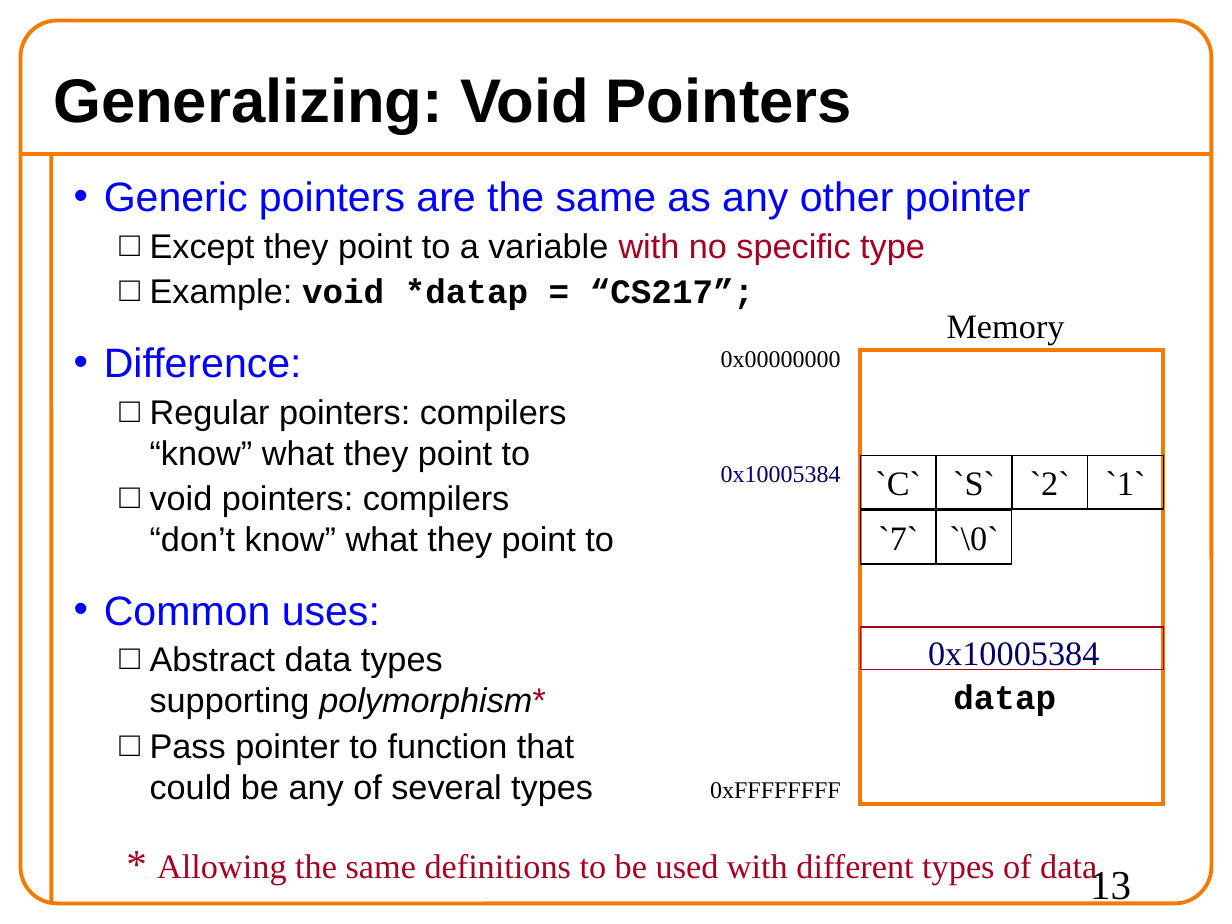
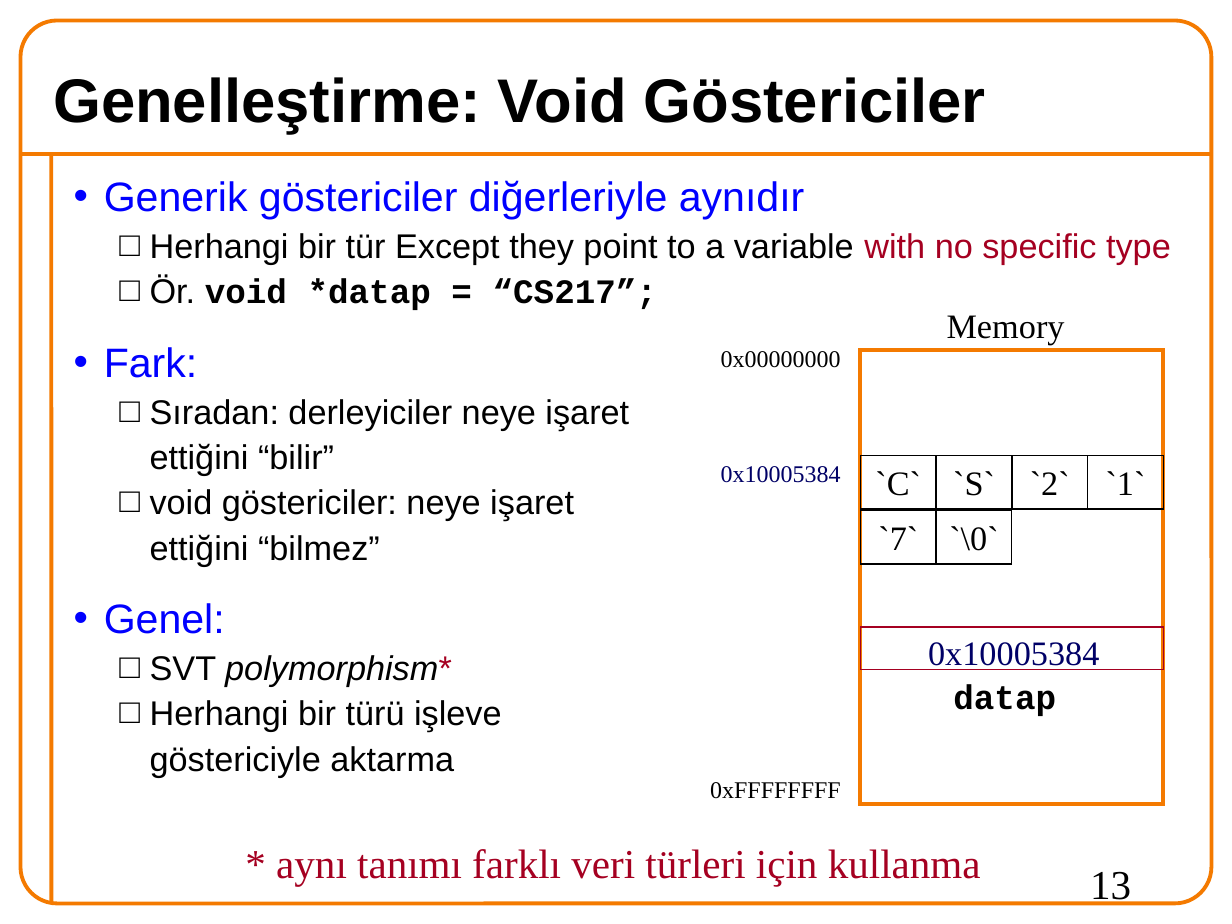
Before and after one commit to 19ceng/ceng201pro, a slide deck: slide 13 of 08funPointADT.odp. Drawn at 1232x924 pixels with LibreOffice and Linux fonts; fonts in the diff are those of the drawing; background and template pictures are left out. Boxes give left, top, right and bottom in pixels: in the first picture for what was removed or moved away, otherwise in the second. Text is boxed around its words. In the diff, an @@ line names an element or a change of style, - is before the commit and + after.

Commit message:
08funPointADT: OK

```diff
--- a/08funPointADT.odp
+++ b/08funPointADT.odp
@@ title at (x1=53, y1=77, x2=986, y2=133): text changed @@
-Generalizing: Void Pointers
+Genelleştirme: Void Göstericiler
@@ text at (x1=104, y1=180, x2=1171, y2=777): text changed @@
-• Generic pointers are the same as any other pointer
-  □ Except they point to a variable with no specific type
-  □ Example: void *datap = “CS217”;
-• Difference:
-  □ Regular pointers: compilers
-    “know” what they point to
-  □ void pointers: compilers
-    “don’t know” what they point to
-• Common uses:
-  □ Abstract data types
-    supporting polymorphism*
-  □ Pass pointer to function that
-    could be any of several types
+• Generik göstericiler diğerleriyle aynıdır
+  □ Herhangi bir tür Except they point to a variable with no specific type
+  □ Ör. void *datap = “CS217”;
+• Fark:
+  □ Sıradan: derleyiciler neye işaret
+  ettiğini “bilir”
+  □ void göstericiler: neye işaret
+  ettiğini “bilmez”
+• Genel:
+  □ SVT polymorphism*
+  □ Herhangi bir türü işleve
+  göstericiyle aktarma
@@ text removed at (x1=157, y1=854, x2=1097, y2=885) @@
-* Allowing the same definitions to be used with different types of data
@@ text added at (x1=276, y1=849, x2=981, y2=886), 24 pt, text #A50021 @@
+* aynı tanımı farklı veri türleri için kullanma
```
Also in this commit, not shown: 16 other slides changed, 9 slides added, 9 slides removed.
